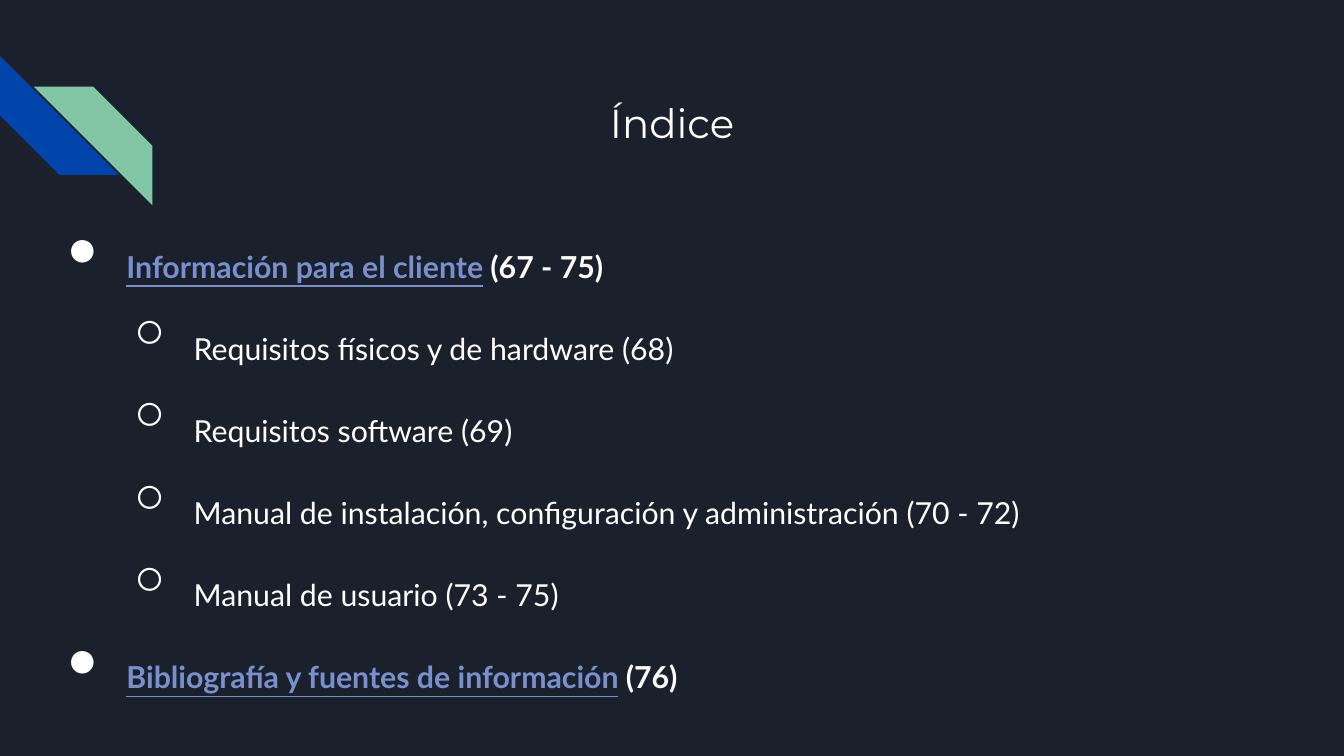
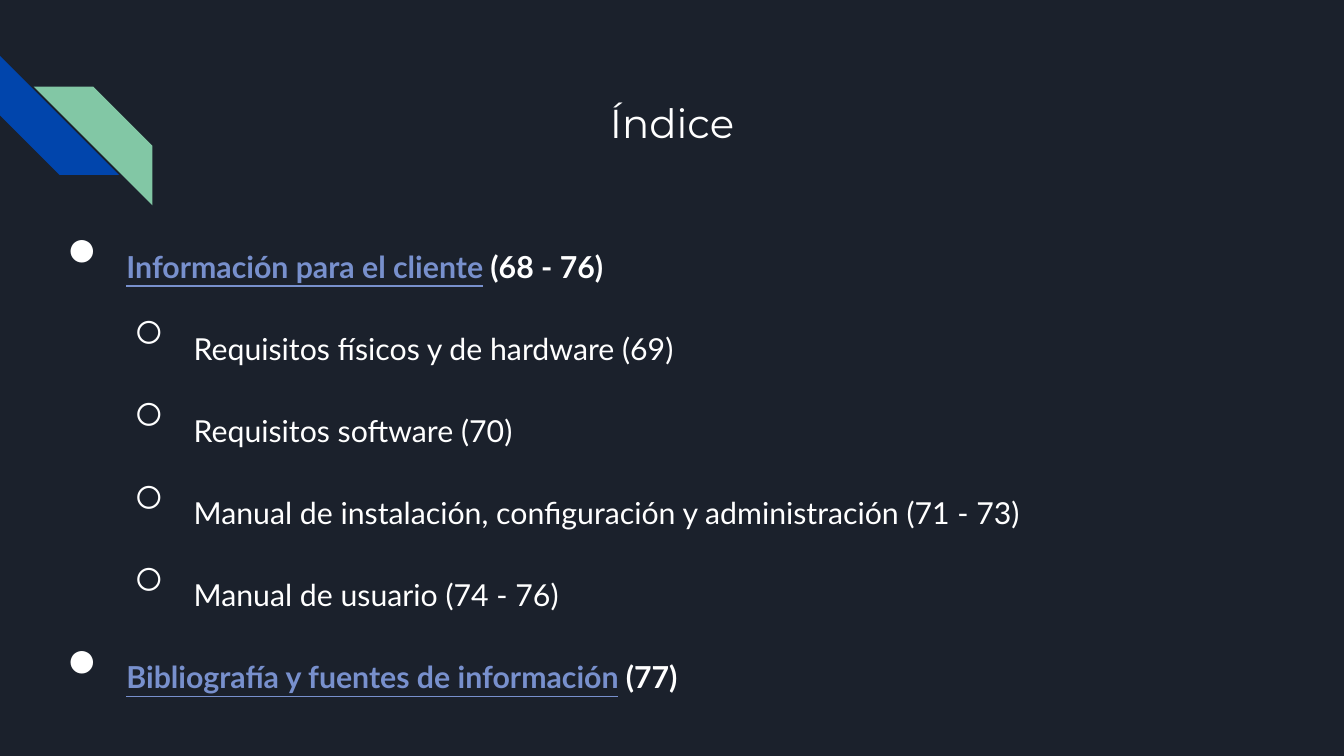
Before and after one commit to Antoniocorser/TFG-Antonio-Cordero, a slide deck: slide 5 of BuyNote.pptx. Drawn at 1344x756 pixels with LibreOffice and Linux fonts; fonts in the diff are those of the drawing. Boxes give left, top, right and bottom in pixels: in the first picture for what was removed or moved away, otherwise in the second. Text is boxed around its words. In the diff, an @@ line names an element or a change of style, - is before the commit and + after.

```diff
--- a/BuyNote.pptx
+++ b/BuyNote.pptx
@@ text at (126, 254, 1019, 694): text changed @@
-● Información para el cliente (67 - 75)
-  ○ Requisitos físicos y de hardware (68)
-  ○ Requisitos software (69)
-  ○ Manual de instalación, configuración y administración (70 - 72)
-  ○ Manual de usuario (73 - 75)
-● Bibliografía y fuentes de información (76)
+● Información para el cliente (68 - 76)
+  ○ Requisitos físicos y de hardware (69)
+  ○ Requisitos software (70)
+  ○ Manual de instalación, configuración y administración (71 - 73)
+  ○ Manual de usuario (74 - 76)
+● Bibliografía y fuentes de información (77)
```
Also in this commit, not shown: 2 other slides changed, 16 slides added, 1 other file.
